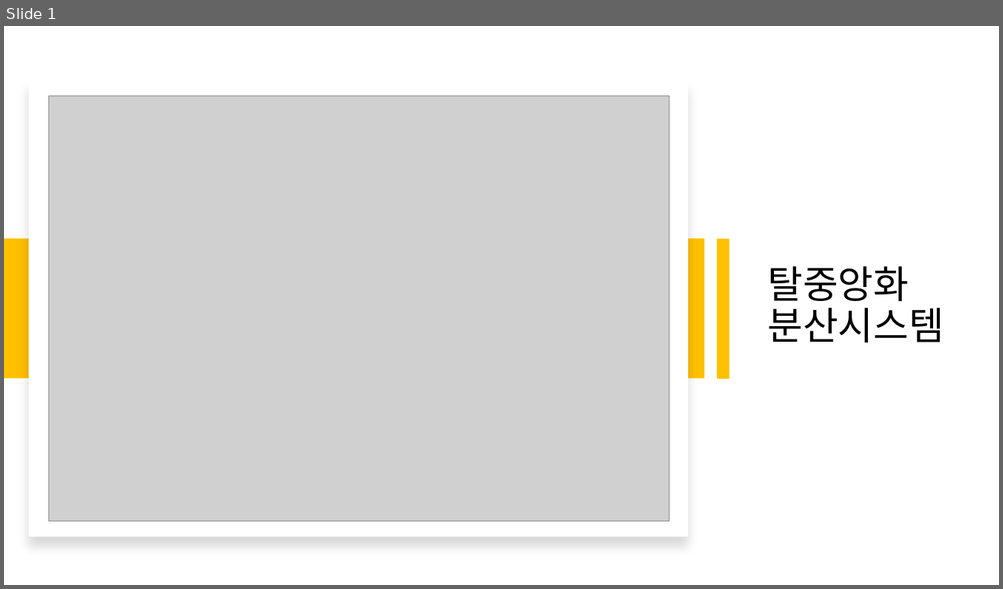
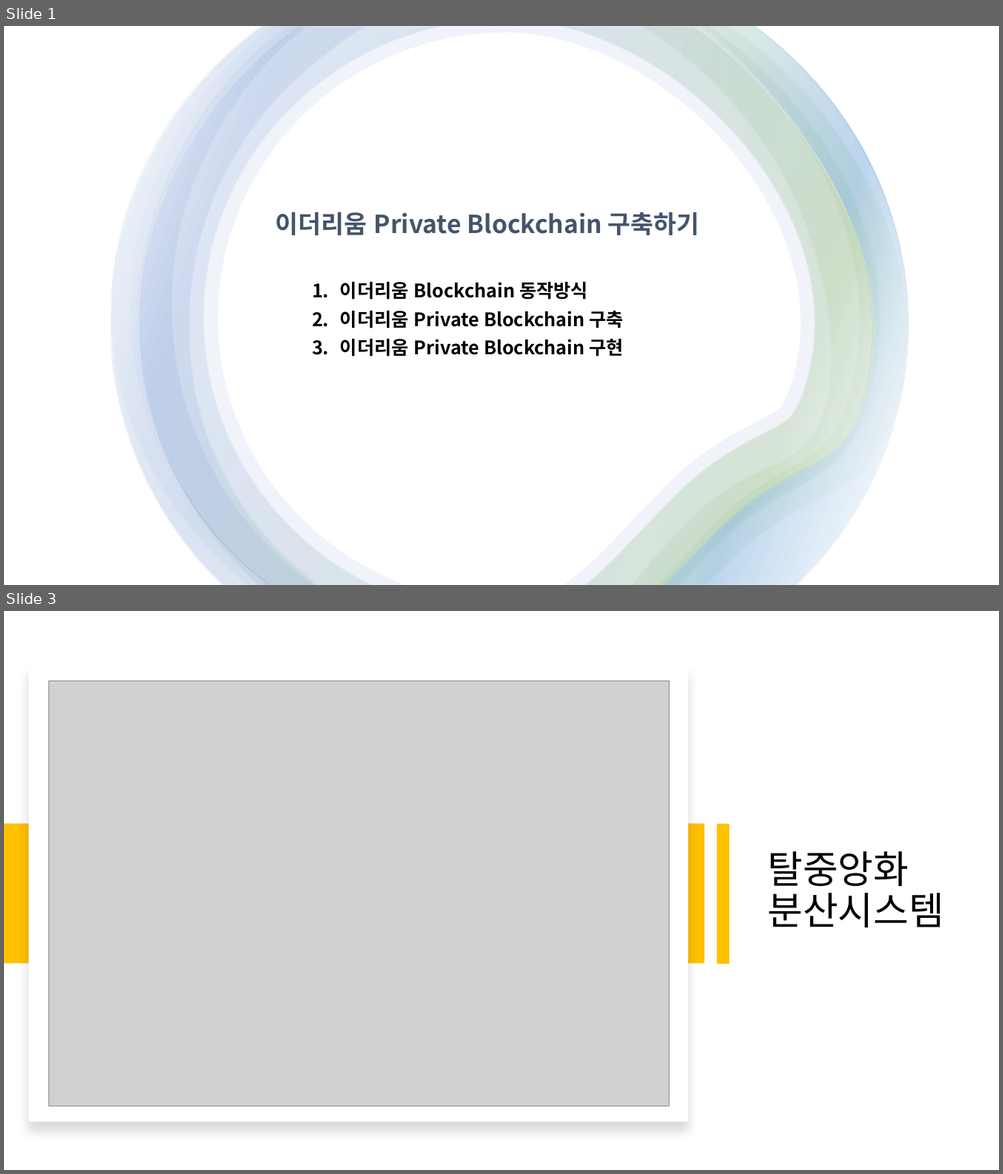
Before and after one commit to hypermusic80/eth_web3, a slide deck: 이더리움구축.pptx. Shown one above the other, each under a label of ours: slide 1 before the commit, slides 1 and 3 after it; the slides between them are not shown. The pictures are 1003x589 and 1003x1174 pixels, drawn with LibreOffice and Linux fonts; fonts in the diff are those of the drawing; grey boxes stand for pictures. Boxes give left, top, right and bottom in pixels: in the first picture for what was removed or moved away, otherwise in the second. Text is boxed around its words. In the diff, an @@ line names an element or a change of style, - is before the commit and + after.

```diff
--- a/이더리움구축.pptx
+++ b/이더리움구축.pptx
@@ slide 1 added at <box>4,26,999,585</box>, background #FFFFFF @@
@@ rectangle added at <box>4,26,999,585</box>, fill #FFFFFF @@
@@ group added at <box>111,26,908,585</box>: 7 freeform shapes @@
@@ text added at <box>276,212,700,235</box>, 24 pt, text #44546A, bold @@
+이더리움 Private Blockchain 구축하기
@@ text added at <box>340,282,623,357</box>, 18 pt, text #000000, bold @@
+1. 이더리움 Blockchain 동작방식
+2. 이더리움 Private Blockchain 구축
+3. 이더리움 Private Blockchain 구현
@@ what was slide 1 is now slide 3 @@
```
Also in this commit, not shown: 2 slides changed, 11 other slides added.
